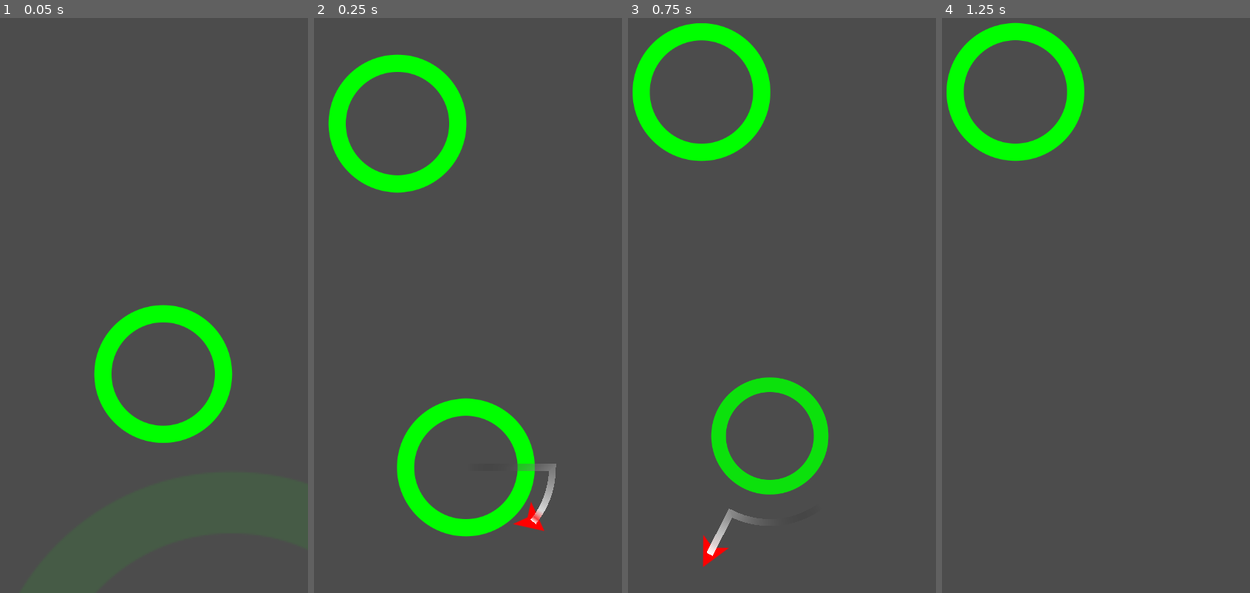
Above: before the commit, frames 1-4 (left to right).
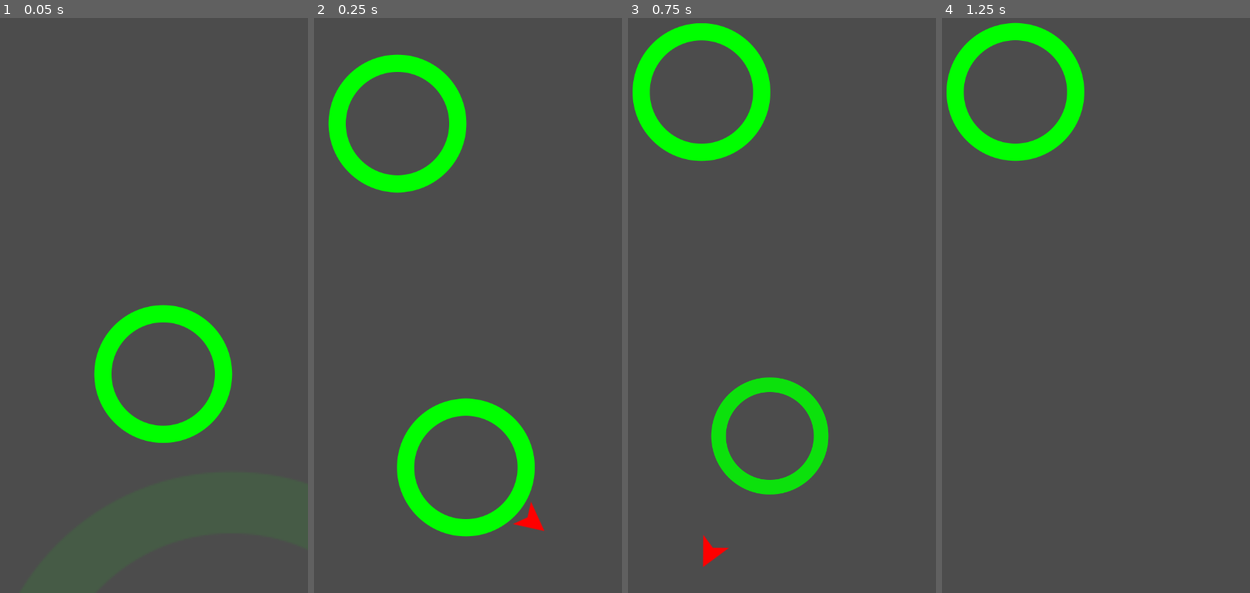
Above: after the commit, the same moments.

Repository: bearlikelion/OrbitalJump
Game: Godot game, scene res://src/Main.tscn
The game is run twice, just before and just after one commit, with the same random seed, the same clock (stepped at 60 frames per second) and the same inputs.
Inputs (mouse positions are in pixels of both pictures, inside the frame that each line leads up to):
- Up to frame 1 (0.05 s): no input
- Up to frame 2 (0.25 s): no input
- Up to frame 3 (0.75 s): move the mouse to (843, 265) at 0.52 s; click (843, 265) at 0.67 s
- Up to frame 4 (1.25 s): no input

Frame 1 is identical in both runs. In frame 2, 0.4% of the frame differs, in the area x 65-79%, y 77-89%; in frame 3, 0.3%; in frame 4, nothing differs.

Commit message:
Trail changes

Diff:
--- a/src/Main.tscn
+++ b/src/Main.tscn
@@ -9,31 +9,31 @@
 var player
 
 func _ready():
-    randomize()
-    new_game()
+	randomize()
+	new_game()
 
 func new_game():
-    $Camera2D.position = $StartPosition.position
-    player = Jumper.instance()
-    player.position = $StartPosition.position
-    add_child(player)
-    player.connect(\"captured\", self, \"_on_Jumper_captured\")
-    spawn_circle($StartPosition.position)
+	$Camera2D.position = $StartPosition.position
+	player = Jumper.instance()
+	player.position = $StartPosition.position
+	add_child(player)
+	player.connect(\"captured\", self, \"_on_Jumper_captured\")
+	spawn_circle($StartPosition.position)
 
 func spawn_circle(_position=null):
-    var c = Circle.instance()
-    # TODO: Better random range
-    if !_position:
-        var x = rand_range(-150, 150)
-        var y = rand_range(-500, -400)
-        _position = player.target.position + Vector2(x, y)
-    add_child(c)
-    c.init(_position)
+	var c = Circle.instance()
+	# TODO: Better random range
+	if !_position:
+		var x = rand_range(-150, 150)
+		var y = rand_range(-500, -400)
+		_position = player.target.position + Vector2(x, y)
+	add_child(c)
+	c.init(_position)
 
 func _on_Jumper_captured(object):
-    $Camera2D.position = object.position
-    object.capture(player)
-    call_deferred(\"spawn_circle\")
+	$Camera2D.position = object.position
+	object.capture(player)
+	call_deferred(\"spawn_circle\")
 "
 
 [node name="Main" type="Node2D"]
--- a/src/Objects/Jumper.tscn
+++ b/src/Objects/Jumper.tscn
@@ -17,37 +17,38 @@
 var target = null  # if we're on a circle
 
 func _unhandled_input(event):
-    if target and event is InputEventScreenTouch and event.pressed:
-        jump()
+	if target and event is InputEventScreenTouch and event.pressed:
+		jump()
 
 func jump():
-    target.implode()
-    target = null
-    velocity = transform.x * jump_speed
+	target.implode()
+	target = null
+	velocity = transform.x * jump_speed
 
 func _on_Jumper_area_entered(area):
-    target = area
-    velocity = Vector2.ZERO
-    target.get_node(\"Pivot\").rotation = (position - target.position).angle()
-    emit_signal(\"captured\", area)
+	target = area
+	velocity = Vector2.ZERO
+	target.get_node(\"Pivot\").rotation = (position - target.position).angle()
+	emit_signal(\"captured\", area)
 
 func _physics_process(delta):
-    if target:
-        transform = target.orbit_position.global_transform
-    else:
-        position += velocity * delta
+	if target:
+		transform = target.orbit_position.global_transform
+	else:
+		position += velocity * delta
 
-    if trail.points.size() > trail_length:
-        trail.remove_point(0)
-    trail.add_point(position)
+	# if target == $_NULL:
+		if trail.points.size() > trail_length:
+			trail.remove_point(0)
+			trail.aad_point(position)
 
 func die():
-    target = null
-    queue_free()
+	target = null
+	queue_free()
 
 func _on_VisibilityNotifier2D_screen_exited():
-    if !target:
-        die()
+	if !target:
+		die()
 "
 
 [sub_resource type="ShaderMaterial" id=2]
@@ -64,6 +65,7 @@
 [node name="Sprite" type="Sprite" parent="."]
 material = SubResource( 2 )
 rotation = 1.5708
+z_index = 1
 texture = ExtResource( 1 )
 
 [node name="CollisionPolygon2D" type="CollisionPolygon2D" parent="."]
@@ -77,3 +79,4 @@
 [node name="Points" type="Line2D" parent="Trail"]
 gradient = SubResource( 3 )
 [connection signal="area_entered" from="." to="." method="_on_Jumper_area_entered"]
+[connection signal="screen_exited" from="VisibilityNotifier2D" to="." method="_on_VisibilityNotifier2D_screen_exited"]
